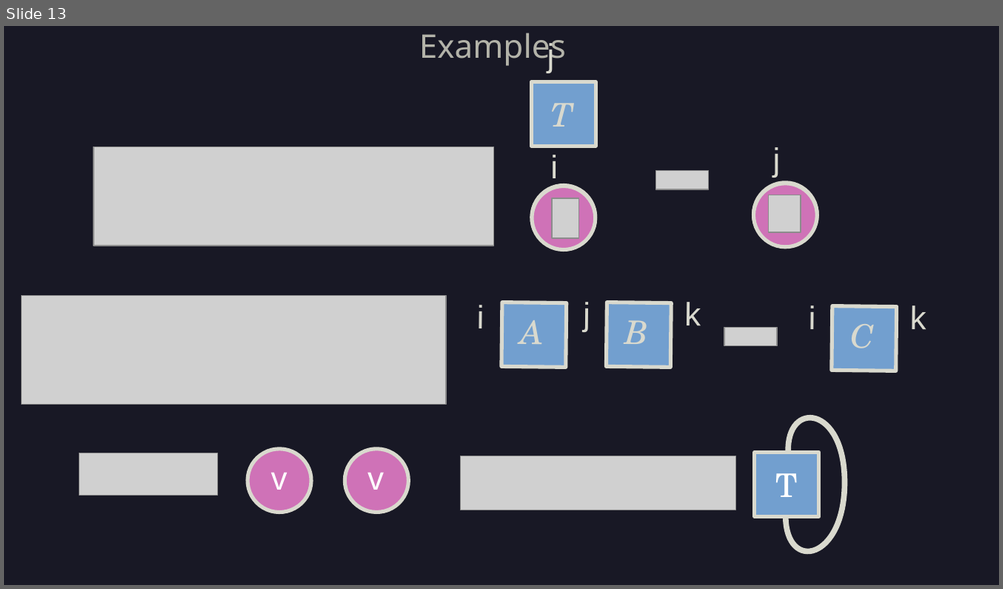
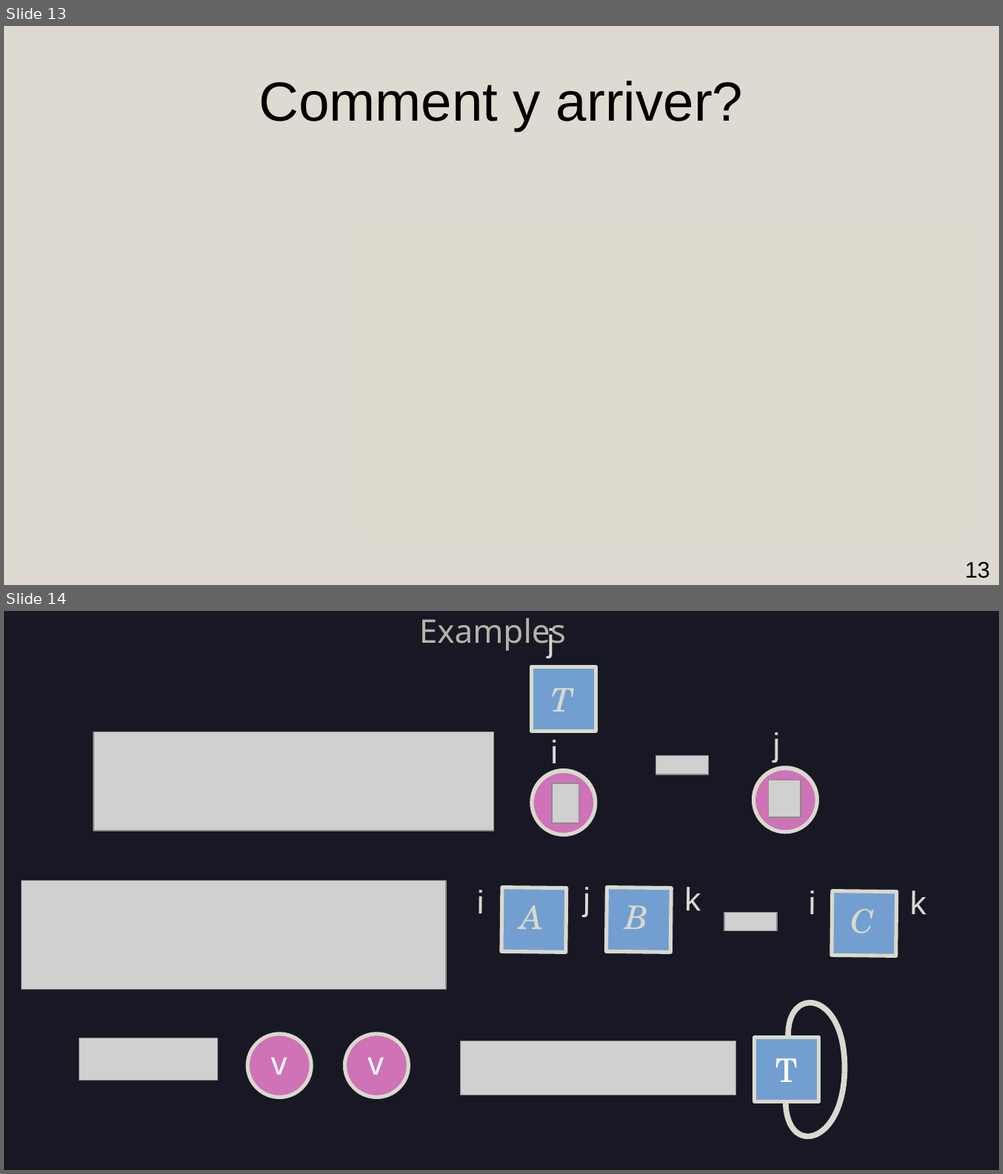
Before and after one commit to AmdaU/presentations, a slide deck: Seminaire/Seminaire.odp. Shown one above the other, each under a label of ours: slide 13 before the commit, slides 13 and 14 after it. The pictures are 1003x589 and 1003x1174 pixels, drawn with LibreOffice and Linux fonts; fonts in the diff are those of the drawing; grey boxes stand for pictures; background and template pictures are left out. Boxes give left, top, right and bottom in pixels: in the first picture for what was removed or moved away, otherwise in the second. Text is boxed around its words. In the diff, an @@ line names an element or a change of style, - is before the commit and + after.

```diff
--- a/Seminaire/Seminaire.odp
+++ b/Seminaire/Seminaire.odp
@@ slide 13 added at [4, 26, 999, 585], background #DFDAD1 @@
@@ title added at [259, 81, 743, 131], 44 pt, text #000000 @@
+Comment y arriver?
@@ rectangle added at [356, 218, 973, 540], fill #DFDAD0 at 47% opacity @@
@@ page number added at [965, 562, 990, 579], 18 pt, text #000000 @@
+13
@@ what was slide 13 is now slide 14 @@
```
Also in this commit, not shown: 4 slides changed, 1 other slide added, 1 slide removed, 40 other files.
